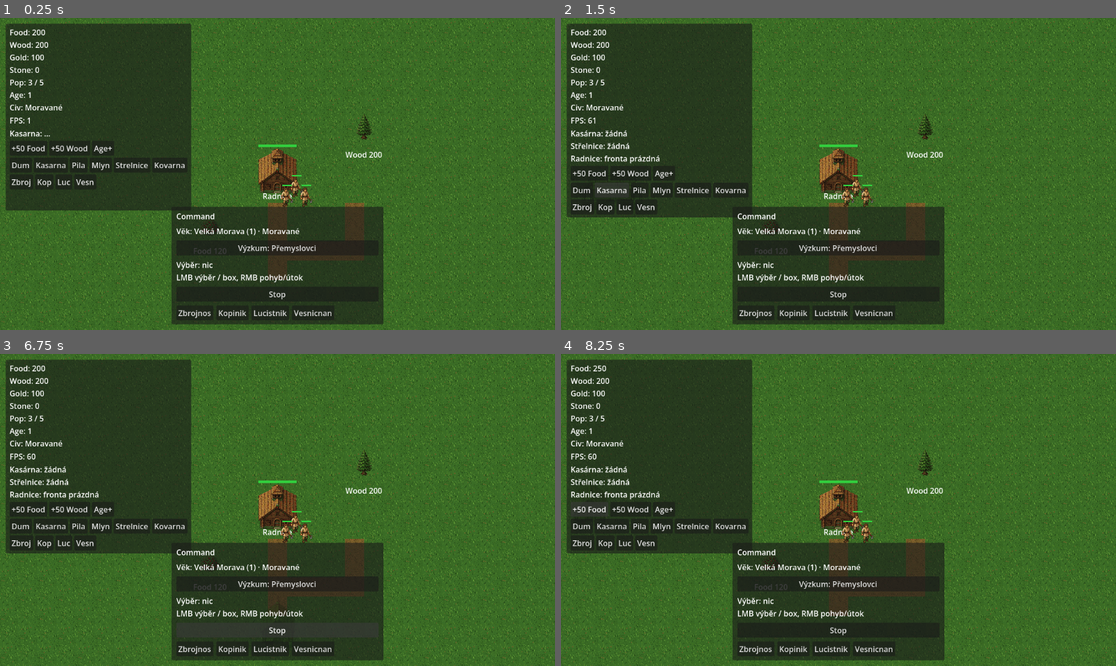
Above: before the commit, frames 1-4 (two rows, left to right).
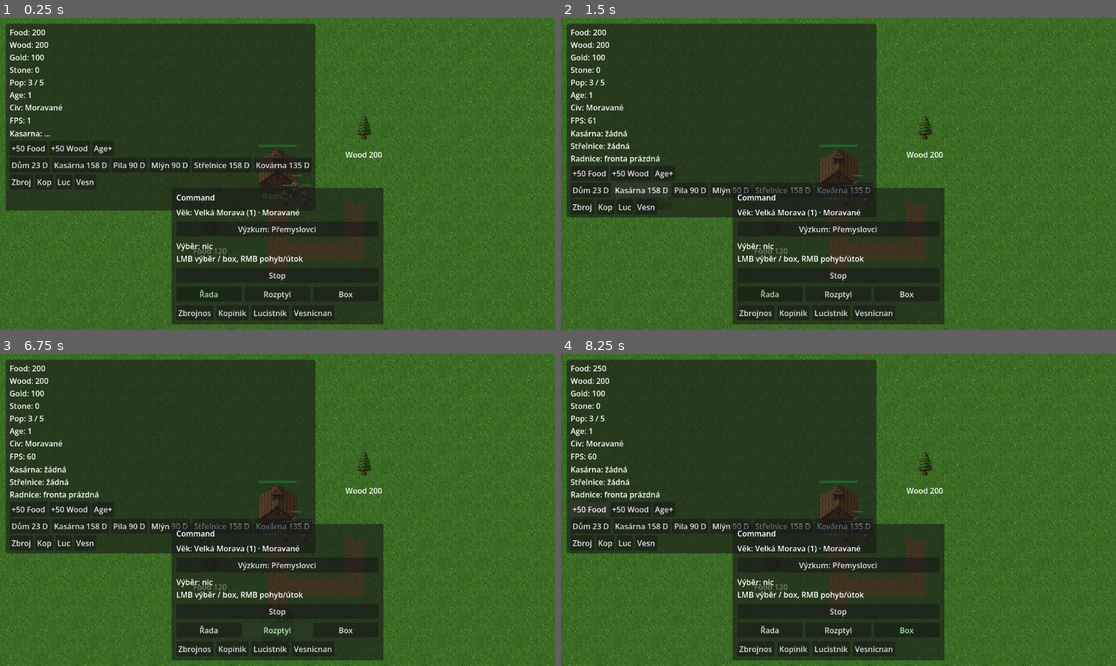
Above: after the commit, the same moments.

Repository: Kosino/ceske-srdce
Game: Godot game, scene res://scenes/map/Map.tscn
Same seed, same stepped clock (60 frames per second), same inputs: the game is played once before the commit and once after it.
Inputs (mouse positions are in pixels of both pictures, inside the frame that each line leads up to):
- Up to frame 1 (0.25 s): no input
- Up to frame 2 (1.5 s): click "Dum" (after the commit: "Dům 23 D") at 0.5 s; click "Kasarna" (after the commit: "Kasárna 158 D") at 1.25 s
- Up to frame 3 (6.75 s): click "Pila" (after the commit: "Pila 90 D") at 2 s; click "Mlyn" (after the commit: "Mlýn 90 D") at 2.75 s; click "Strelnice" (after the commit: "Střelnice 158 D") at 3.5 s; click "Kovarna" (after the commit: "Kovárna 135 D") at 4.25 s; click "Stop" at 5 s; click (210, 631) at 5.75 s, where only the run after the commit has a clickable "Řada"; click (277, 631) at 6.5 s, where only the run after the commit has a clickable "Rozptyl"
- Up to frame 4 (8.25 s): click (905, 631) at 7.25 s, where only the run after the commit has a clickable "Box"; click "+50 Food" at 8 s

The runs differ from the first frame. In frame 1, 16% of the frame differs, in the area x 3-70%, y 1-91%; in frame 2, 16%; in frame 3, 16%; in frame 4, 16%.

Commit message:
Formace (řada/rozptyl/box) + civ Schváleno fixes
Approve civ bonuses; fix habsburkove id; Habsburkové stone 1.10; discounted build UI costs.
AoE-style formations with shared slowest speed; CommandPanel toggles; NÁVRH spacing.

Co-authored-by: Kosino <Kosino@users.noreply.github.com>

Diff:
--- a/autoload/SelectionManager.gd
+++ b/autoload/SelectionManager.gd
@@ -1,8 +1,20 @@
 extends Node
 
 signal selection_changed(units: Array)
+signal formation_changed(kind: String)
 
 var selected_units: Array[Node] = []
+## Current formation for group moves (AoE II style).
+var formation: String = FormationData.LINE
+
+
+func set_formation(kind: String) -> void:
+	if kind != FormationData.LINE and kind != FormationData.SCATTERED and kind != FormationData.BOX:
+		return
+	if formation == kind:
+		return
+	formation = kind
+	formation_changed.emit(formation)
 
 
 func select_single(unit: Node) -> void:
@@ -29,9 +41,25 @@
 
 
 func issue_move(world_pos: Vector2) -> void:
+	var movers: Array[Unit] = []
 	for u in selected_units:
-		if is_instance_valid(u) and u.has_method("command_move"):
-			u.command_move(world_pos)
+		if is_instance_valid(u) and u is Unit and u.has_method("command_move"):
+			movers.append(u as Unit)
+	if movers.is_empty():
+		return
+	if movers.size() == 1:
+		movers[0].command_move(world_pos)
+		return
+	var slowest := movers[0].speed
+	var centroid := Vector2.ZERO
+	for u in movers:
+		slowest = minf(slowest, u.speed)
+		centroid += u.global_position
+	centroid /= float(movers.size())
+	var facing := world_pos - centroid
+	var offs := FormationData.offsets(formation, movers.size(), facing)
+	for i in movers.size():
+		movers[i].command_move(world_pos + offs[i], slowest)
 
 
 func issue_attack(target: Node2D) -> void:
--- a/scenes/map/Map.tscn
+++ b/scenes/map/Map.tscn
@@ -50,7 +50,7 @@
 anchor_right = 0.5
 anchor_bottom = 1.0
 offset_left = -220.0
-offset_top = -200.0
+offset_top = -240.0
 offset_right = 220.0
 offset_bottom = -12.0
 grow_horizontal = 2
--- a/scripts/buildings/BuildingPlacer.gd
+++ b/scripts/buildings/BuildingPlacer.gd
@@ -77,7 +77,10 @@
 	placing_type = building_type
 	_configure_ghost(building_type)
 	_ghost.visible = true
-	NotificationManager.show_message("Stavba: %s (LMB položit, RMB zrušit)" % building_type)
+	var cost := GameManager.adjust_building_cost(COSTS[building_type], 0)
+	NotificationManager.show_message(
+		"Stavba: %s (%s) — LMB položit, RMB zrušit" % [building_type, CivData.format_cost(cost)]
+	)
 
 
 func cancel() -> void:
--- a/scripts/data/CivData.gd
+++ b/scripts/data/CivData.gd
@@ -1,18 +1,18 @@
 extends Object
 class_name CivData
-## Civilization ids + NÁVRH bonuses. Unique units are data-only for now.
+## Civilization ids + Schváleno bonuses. Unique units are data-only for now.
 
 const MORAVANE := "moravane"
 const PREMYSLOVCI := "premyslovci"
 const HUSITE := "husite"
-const HABSBURKOVE := "habsurkove"
+const HABSBURKOVE := "habsburkove"
 
 const DEFAULT_PLAYER := MORAVANE
 const DEFAULT_ENEMY := HUSITE
 
 const INFANTRY_IDS := ["soldier", "spearman", "archer"]
 
-## NÁVRH — Honza schvaluje čísla. Keys match DESIGN “hlavní síla”.
+## Schváleno 2026-11-22. Keys match DESIGN “hlavní síla”.
 const CIVS := {
 	MORAVANE: {
 		"name": "Moravané",
@@ -35,6 +35,7 @@
 	HABSBURKOVE: {
 		"name": "Habsburkové",
 		"unique_unit": "cisarska_garda",
+		"gather": {"stone": 1.10},
 		"infantry_hp": 1.15,
 	},
 }
@@ -72,3 +73,16 @@
 		unit.attack_damage *= float(def.get("infantry_damage", 1.0))
 	if unit.is_cavalry:
 		unit.attack_damage *= float(def.get("cavalry_damage", 1.0))
+
+
+static func format_cost(cost: Dictionary) -> String:
+	var parts: PackedStringArray = []
+	if int(cost.get("food", 0)) > 0:
+		parts.append("%d J" % int(cost["food"]))
+	if int(cost.get("wood", 0)) > 0:
+		parts.append("%d D" % int(cost["wood"]))
+	if int(cost.get("gold", 0)) > 0:
+		parts.append("%d Z" % int(cost["gold"]))
+	if int(cost.get("stone", 0)) > 0:
+		parts.append("%d K" % int(cost["stone"]))
+	return ", ".join(parts) if not parts.is_empty() else "—"
--- /dev/null
+++ b/scripts/data/FormationData.gd
@@ -0,0 +1,75 @@
+extends Object
+class_name FormationData
+## AoE II-style group formations. Spacing = NÁVRH.
+
+const LINE := "line"
+const SCATTERED := "scattered"
+const BOX := "box" # wedge/box grid
+
+const NAMES := {
+	LINE: "Řada",
+	SCATTERED: "Rozptyl",
+	BOX: "Box",
+}
+
+## NÁVRH (Honza schvaluje): spacing between unit centers in px.
+const SPACING := {
+	LINE: 36.0,
+	SCATTERED: 56.0,
+	BOX: 40.0,
+}
+
+
+static func display_name(kind: String) -> String:
+	return str(NAMES.get(kind, kind))
+
+
+static func spacing(kind: String) -> float:
+	return float(SPACING.get(kind, SPACING[LINE]))
+
+
+## Offsets relative to the click destination; `facing` = move direction.
+static func offsets(kind: String, count: int, facing: Vector2) -> Array[Vector2]:
+	var out: Array[Vector2] = []
+	if count <= 0:
+		return out
+	var f := facing.normalized()
+	if f.length_squared() < 0.0001:
+		f = Vector2.RIGHT
+	var right := Vector2(-f.y, f.x)
+	var gap := spacing(kind)
+	match kind:
+		SCATTERED:
+			_fill_scattered(out, count, f, right, gap)
+		BOX:
+			_fill_box(out, count, f, right, gap)
+		_:
+			_fill_line(out, count, right, gap)
+	return out
+
+
+static func _fill_line(out: Array[Vector2], count: int, right: Vector2, gap: float) -> void:
+	var start := -0.5 * float(count - 1) * gap
+	for i in count:
+		out.append(right * (start + float(i) * gap))
+
+
+static func _fill_scattered(out: Array[Vector2], count: int, forward: Vector2, right: Vector2, gap: float) -> void:
+	var start := -0.5 * float(count - 1) * gap
+	for i in count:
+		# Deterministic depth jitter (no RNG) so tests stay stable.
+		var depth := float((i * 37) % 5) - 2.0
+		out.append(right * (start + float(i) * gap) + forward * (depth * gap * 0.35))
+
+
+static func _fill_box(out: Array[Vector2], count: int, forward: Vector2, right: Vector2, gap: float) -> void:
+	var cols := int(ceil(sqrt(float(count))))
+	var rows := int(ceil(float(count) / float(cols)))
+	var i := 0
+	for r in rows:
+		var row_count := mini(cols, count - i)
+		var row_start := -0.5 * float(row_count - 1) * gap
+		var back := -forward * (float(r) * gap)
+		for c in row_count:
+			out.append(right * (row_start + float(c) * gap) + back)
+			i += 1
--- a/scripts/map/Map.gd
+++ b/scripts/map/Map.gd
@@ -41,6 +41,7 @@
 		await _run_age2_to_age3_gate_smoke()
 		await _run_age_ui_sync_smoke()
 		await _run_civ_bonus_smoke()
+		await _run_formation_smoke()
 	else:
 		await _sample_windowed_fps()
 	NotificationManager.show_message("Start: Radnice + vesničané + zdroje. F3 stavění/trénink.")
@@ -530,7 +531,7 @@
 	return null
 
 
-## Civ gather / wood-cost / infantry HP bonuses (NÁVRH).
+## Civ gather / wood-cost / infantry HP / Habsburkové stone.
 func _run_civ_bonus_smoke() -> void:
 	await get_tree().physics_frame
 	GameManager.player_civ = CivData.MORAVANE
@@ -551,12 +552,87 @@
 	print("[TEST] civ_husite soldier_hp=%.1f expect=%.1f" % [soldier.max_hp, expect_hp])
 	soldier.queue_free()
 
+	GameManager.player_civ = CivData.HABSBURKOVE
+	var stone_m := GameManager.gather_rate_mult(0, "stone")
+	var stone_ok := is_equal_approx(stone_m, 1.10) and CivData.HABSBURKOVE == "habsburkove"
+	print("[TEST] civ_habsburkove stone_mult=%.2f id=%s" % [stone_m, CivData.HABSBURKOVE])
+
 	GameManager.player_civ = CivData.MORAVANE
 	GameManager.enemy_civ = CivData.HUSITE
-	if wood_ok and cost_ok and hp_ok:
-		print("[TEST] PASS civ bonuses (wood / cost / infantry HP)")
-	else:
-		print("[TEST] FAIL civ bonuses (wood / cost / infantry HP)")
+	if wood_ok and cost_ok and hp_ok and stone_ok:
+		print("[TEST] PASS civ bonuses (wood / cost / infantry HP / stone)")
+	else:
+		print("[TEST] FAIL civ bonuses (wood / cost / infantry HP / stone)")
+
+
+## Formation spacing + shared group move speed (slowest unit).
+func _run_formation_smoke() -> void:
+	await get_tree().physics_frame
+	const SPEARMAN_SCENE := preload("res://scenes/units/Spearman.tscn")
+	var a: Soldier = SOLDIER_SCENE.instantiate() as Soldier
+	var b: Spearman = SPEARMAN_SCENE.instantiate() as Spearman
+	var c: Soldier = SOLDIER_SCENE.instantiate() as Soldier
+	a.team = 0
+	b.team = 0
+	c.team = 0
+	a.contribute_population = false
+	b.contribute_population = false
+	c.contribute_population = false
+	a.position = Vector2(500, 500)
+	b.position = Vector2(520, 500)
+	c.position = Vector2(540, 500)
+	units.add_child(a)
+	units.add_child(b)
+	units.add_child(c)
+	await get_tree().physics_frame
+
+	SelectionManager.select_multiple([a, b, c])
+	SelectionManager.set_formation(FormationData.LINE)
+	var dest := Vector2(800, 500)
+	SelectionManager.issue_move(dest)
+	await get_tree().physics_frame
+
+	var gap := FormationData.spacing(FormationData.LINE)
+	var targets: Array[Vector2] = []
+	for u in [a, b, c]:
+		if u.navigation_agent:
+			targets.append(u.navigation_agent.target_position)
+	var pair_ds: Array[float] = []
+	for i in targets.size():
+		for j in range(i + 1, targets.size()):
+			pair_ds.append(targets[i].distance_to(targets[j]))
+	pair_ds.sort()
+	var spacing_ok := pair_ds.size() == 3
+	if spacing_ok:
+		# Line of 3: two adjacent gaps + one double gap.
+		spacing_ok = (
+			is_equal_approx(pair_ds[0], gap)
+			and is_equal_approx(pair_ds[1], gap)
+			and is_equal_approx(pair_ds[2], gap * 2.0)
+		)
+		print("[TEST] formation_line pairs=%.1f,%.1f,%.1f expect=%.1f,%.1f,%.1f" % [
+			pair_ds[0], pair_ds[1], pair_ds[2], gap, gap, gap * 2.0
+		])
+
+	var slowest := minf(a.speed, minf(b.speed, c.speed))
+	var speed_ok := (
+		is_equal_approx(a.effective_move_speed(), slowest)
+		and is_equal_approx(b.effective_move_speed(), slowest)
+		and is_equal_approx(c.effective_move_speed(), slowest)
+	)
+	print("[TEST] formation_speed slowest=%.1f a=%.1f b=%.1f c=%.1f" % [
+		slowest, a.effective_move_speed(), b.effective_move_speed(), c.effective_move_speed()
+	])
+
+	for u in [a, b, c]:
+		u.queue_free()
+	SelectionManager.clear_selection()
+	SelectionManager.set_formation(FormationData.LINE)
+
+	if spacing_ok and speed_ok:
+		print("[TEST] PASS formation spacing + shared speed")
+	else:
+		print("[TEST] FAIL formation spacing + shared speed")
 
 
 func _ensure_complete_age1_buildings(need: int) -> void:
--- a/scripts/ui/CommandPanel.gd
+++ b/scripts/ui/CommandPanel.gd
@@ -4,16 +4,20 @@
 @onready var summary_label: Label = %CommandSummary
 @onready var age_label: Label = %AgeLabel
 @onready var research_button: Button = %ResearchAgeButton
+@onready var command_vbox: VBoxContainer = $CommandMargin/CommandVBox
+
+var _formation_buttons: Dictionary = {} # kind -> Button
+var _research_refresh_accum: float = 0.0
 
 
 func _ready() -> void:
 	SelectionManager.selection_changed.connect(_on_selection_changed)
+	SelectionManager.formation_changed.connect(_refresh_formation_buttons)
 	GameManager.age_changed.connect(_refresh_age_ui)
+	_ensure_formation_row()
 	_on_selection_changed(SelectionManager.selected_units)
 	_refresh_age_ui()
-
-
-var _research_refresh_accum: float = 0.0
+	_refresh_formation_buttons(SelectionManager.formation)
 
 
 func _process(delta: float) -> void:
@@ -22,6 +26,42 @@
 		return
 	_research_refresh_accum = 0.0
 	_refresh_research_button()
+
+
+func _ensure_formation_row() -> void:
+	if command_vbox == null:
+		return
+	if command_vbox.has_node("FormationRow"):
+		return
+	var row := HBoxContainer.new()
+	row.name = "FormationRow"
+	row.add_theme_constant_override("separation", 6)
+	# Insert after StopButton if present.
+	var stop_i := command_vbox.get_node_or_null("StopButton")
+	var insert_at := stop_i.get_index() + 1 if stop_i else command_vbox.get_child_count()
+	command_vbox.add_child(row)
+	command_vbox.move_child(row, insert_at)
+	for kind in [FormationData.LINE, FormationData.SCATTERED, FormationData.BOX]:
+		var btn := Button.new()
+		btn.name = "Formation_%s" % kind
+		btn.size_flags_horizontal = Control.SIZE_EXPAND_FILL
+		btn.text = FormationData.display_name(kind)
+		btn.pressed.connect(_on_formation_pressed.bind(kind))
+		row.add_child(btn)
+		_formation_buttons[kind] = btn
+
+
+func _on_formation_pressed(kind: String) -> void:
+	SelectionManager.set_formation(kind)
+	NotificationManager.show_message("Formace: %s" % FormationData.display_name(kind))
+	_refresh_formation_buttons(kind)
+
+
+func _refresh_formation_buttons(_kind: String = "") -> void:
+	var current := SelectionManager.formation
+	for kind in _formation_buttons.keys():
+		var btn: Button = _formation_buttons[kind]
+		btn.modulate = Color(0.75, 1.0, 0.75) if kind == current else Color.WHITE
 
 
 func _on_selection_changed(units: Array) -> void:
@@ -51,7 +91,9 @@
 		parts.append("%d vesničan" % counts["villager"])
 	if counts["other"] > 0:
 		parts.append("%d jiní" % counts["other"])
-	summary_label.text = "Výběr: %s" % ", ".join(parts)
+	summary_label.text = "Výběr: %s\nFormace: %s" % [
+		", ".join(parts), FormationData.display_name(SelectionManager.formation)
+	]
 
 
 func _refresh_age_ui() -> void:
--- a/scripts/ui/DebugPanel.gd
+++ b/scripts/ui/DebugPanel.gd
@@ -13,6 +13,7 @@
 	GameManager.age_changed.connect(_refresh_stats)
 	_refresh_stats()
 	_refresh_fps()
+	_refresh_build_cost_labels()
 
 
 func _process(delta: float) -> void:
@@ -145,3 +146,29 @@
 
 func _placer() -> BuildingPlacer:
 	return get_tree().get_first_node_in_group("building_placer") as BuildingPlacer
+
+
+## Button text/tooltip show civ-discounted wood costs via adjust_building_cost.
+func _refresh_build_cost_labels() -> void:
+	var mapping := {
+		"PlaceHouse": ["Dům", "house"],
+		"PlaceBarracks": ["Kasárna", "barracks"],
+		"PlaceLumber": ["Pila", "lumber_camp"],
+		"PlaceMill": ["Mlýn", "mill"],
+		"PlaceArchery": ["Střelnice", "archery_range"],
+		"PlaceBlacksmith": ["Kovárna", "blacksmith"],
+	}
+	var row := get_node_or_null("Panel/Margin/VBox/BuildButtons")
+	if row == null:
+		return
+	for child_name in mapping.keys():
+		var btn := row.get_node_or_null(child_name) as Button
+		if btn == null:
+			continue
+		var label: String = mapping[child_name][0]
+		var btype: String = mapping[child_name][1]
+		var base: Dictionary = BuildingPlacer.COSTS.get(btype, {})
+		var cost := GameManager.adjust_building_cost(base, 0)
+		var cost_txt := CivData.format_cost(cost)
+		btn.text = "%s %s" % [label, cost_txt]
+		btn.tooltip_text = "Cena (civ): %s" % cost_txt
--- a/scripts/units/Unit.gd
+++ b/scripts/units/Unit.gd
@@ -23,6 +23,8 @@
 var _facing: String = "down"
 var _facing_textures: Dictionary = {}
 var _visual: Sprite2D
+## When >= 0, group formation move uses min(speed, cap) so the group keeps pace.
+var _move_speed_cap: float = -1.0
 
 @onready var navigation_agent: NavigationAgent2D = $NavigationAgent2D
 
@@ -36,7 +38,7 @@
 	if navigation_agent:
 		navigation_agent.velocity_computed.connect(_on_velocity_computed)
 		navigation_agent.avoidance_enabled = true
-		navigation_agent.max_speed = speed
+		navigation_agent.max_speed = effective_move_speed()
 
 
 func configure_facing_sprites(unit_key: String) -> void:
@@ -125,8 +127,17 @@
 	return navigation_agent == null or navigation_agent.is_navigation_finished()
 
 
-func command_move(world_pos: Vector2) -> void:
+func effective_move_speed() -> float:
+	if _move_speed_cap < 0.0:
+		return speed
+	return minf(speed, _move_speed_cap)
+
+
+func command_move(world_pos: Vector2, speed_cap: float = -1.0) -> void:
 	attack_target = null
+	_move_speed_cap = speed_cap
+	if navigation_agent:
+		navigation_agent.max_speed = effective_move_speed()
 	set_movement_target(world_pos)
 
 
@@ -149,11 +160,17 @@
 		print("[COMBAT] refuse friendly fire team=%d -> %s" % [team, target.name])
 		return
 	attack_target = target
+	_move_speed_cap = -1.0
+	if navigation_agent:
+		navigation_agent.max_speed = speed
 	set_movement_target(target.global_position)
 
 
 func command_stop() -> void:
 	attack_target = null
+	_move_speed_cap = -1.0
+	if navigation_agent:
+		navigation_agent.max_speed = speed
 	stop_movement()
 
 
@@ -213,7 +230,9 @@
 		return
 	var next_pos := navigation_agent.get_next_path_position()
 	var direction := (next_pos - global_position).normalized()
-	navigation_agent.velocity = direction * speed
+	var move_spd := effective_move_speed()
+	navigation_agent.max_speed = move_spd
+	navigation_agent.velocity = direction * move_spd
 
 
 func _on_velocity_computed(safe_velocity: Vector2) -> void:
--- a/scripts/units/Villager.gd
+++ b/scripts/units/Villager.gd
@@ -114,11 +114,11 @@
 			stop_movement()
 
 
-func command_move(world_pos: Vector2) -> void:
+func command_move(world_pos: Vector2, speed_cap: float = -1.0) -> void:
 	_leave_build_site()
 	_interrupt_gather_orders()
 	state = State.MOVING
-	super.command_move(world_pos)
+	super.command_move(world_pos, speed_cap)
 
 
 func command_stop() -> void:
--- a/tools/capture_pixel_art.gd
+++ b/tools/capture_pixel_art.gd
@@ -1,5 +1,5 @@
 extends SceneTree
-## Windowed capture → docs/screenshots/pixel_art_civs.png
+## Windowed capture → docs/screenshots/pixel_art_formations.png
 
 
 func _initialize() -> void:
@@ -22,7 +22,7 @@
 		return
 	var dir := "res://docs/screenshots"
 	DirAccess.make_dir_recursive_absolute(ProjectSettings.globalize_path(dir))
-	var path := "%s/pixel_art_civs.png" % dir
+	var path := "%s/pixel_art_formations.png" % dir
 	var save_err := img.save_png(path)
 	if save_err != OK:
 		push_error("[SHOT] save failed %s" % save_err)
Binary file added: docs/screenshots/pixel_art_formations.png
Not shown, changed: docs/DESIGN.md
Not shown, changed: docs/DEVELOPMENT_PLAN.md
